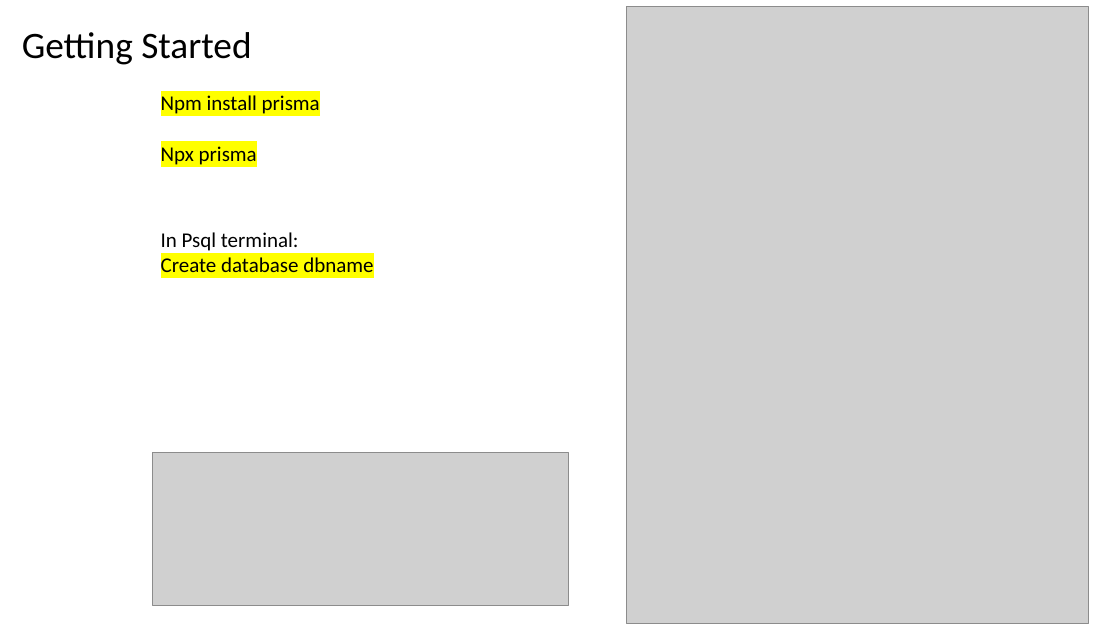
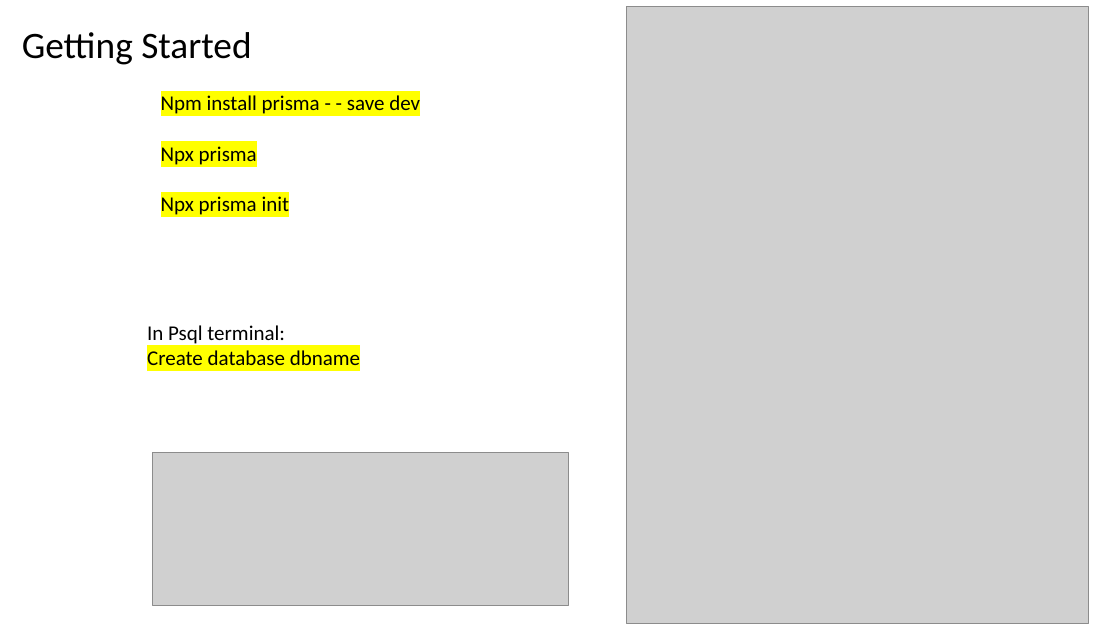
Before and after one commit to engineergrowth/Helpful-Stuff, a slide deck: slide 2 of PRISMA.pptx. Drawn at 1120x630 pixels with LibreOffice and Linux fonts; fonts in the diff are those of the drawing; grey boxes stand for pictures. Boxes give left, top, right and bottom in pixels: in the first picture for what was removed or moved away, otherwise in the second. Text is boxed around its words. In the diff, an @@ line names an element or a change of style, - is before the commit and + after.

```diff
--- a/PRISMA.pptx
+++ b/PRISMA.pptx
@@ text at <box>161,95,420,117</box>: text changed @@
-Npm install prisma
+Npm install prisma - - save dev
@@ text at <box>161,194,290,218</box>: paragraph added @@
+Npx prisma init
@@ text "In Psql terminal:" rewrapped from <box>161,232,373,279</box> to <box>147,325,360,365</box> @@
```
Also in this commit, not shown: 2 slides added, 1 slide removed.
